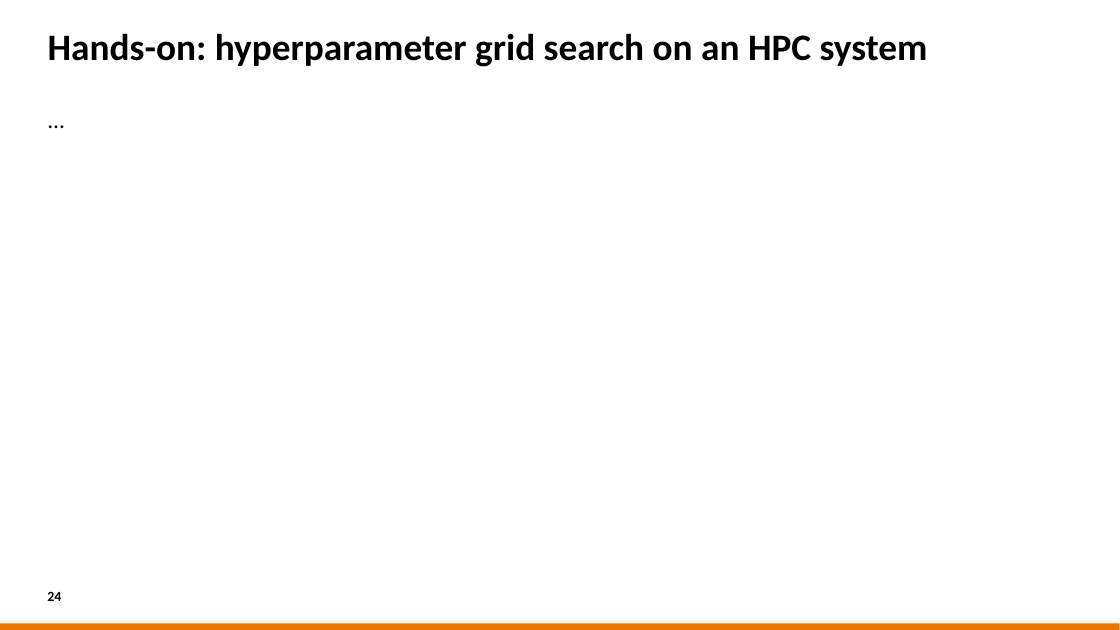
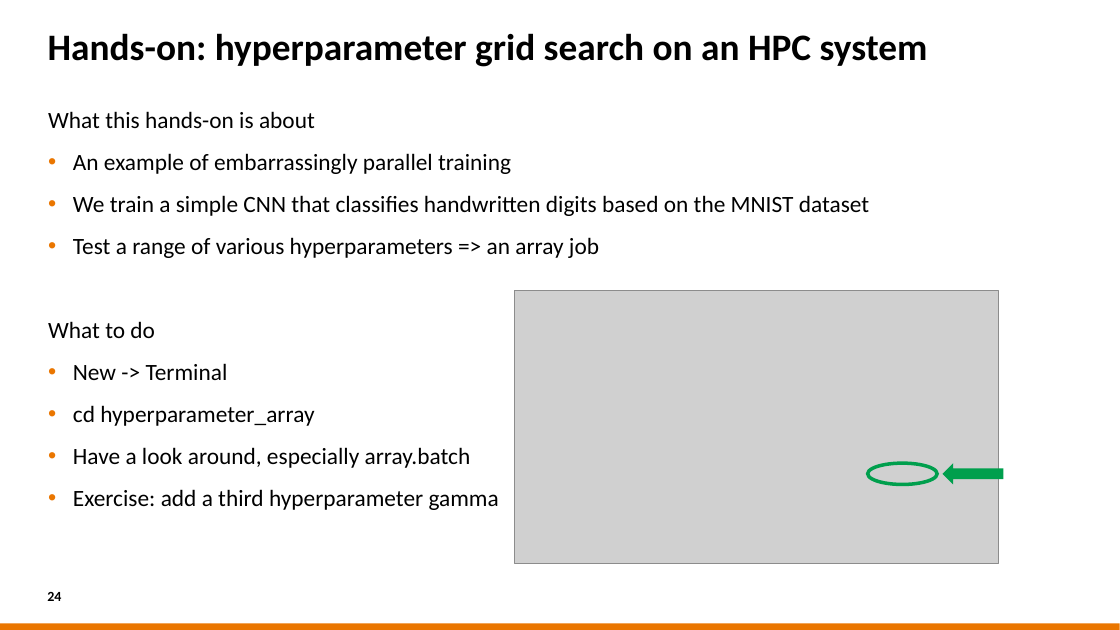
Before and after one commit to sara-nl/MLonHPC_May2023, a slide deck: slide 24 of Parallel_Computing_for_DL.pptx. Drawn at 1120x630 pixels with LibreOffice and Linux fonts; fonts in the diff are those of the drawing; grey boxes stand for pictures; background and template pictures are left out. Boxes give left, top, right and bottom in pixels: in the first picture for what was removed or moved away, otherwise in the second. Text is boxed around its words. In the diff, an @@ line names an element or a change of style, - is before the commit and + after.

Commit message:
add a few slides for hands-on

```diff
--- a/Parallel_Computing_for_DL.pptx
+++ b/Parallel_Computing_for_DL.pptx
@@ text at [48, 111, 869, 510]: text changed @@
-…
+What this hands-on is about
+• An example of embarrassingly parallel training
+• We train a simple CNN that classifies handwritten digits based on the MNIST dataset
+• Test a range of various hyperparameters => an array job
+What to do
+• New -> Terminal
+• cd hyperparameter_array
+• Have a look around, especially array.batch
+• Exercise: add a third hyperparameter gamma
@@ picture added at [514, 291, 998, 563] @@
@@ ellipse added at [868, 463, 938, 484], outline #009F4D 3 pt @@
@@ right arrow added at [943, 463, 1003, 484], fill #009F4D @@
```
Also in this commit, not shown: 1 other slide changed, 5 slides added.
